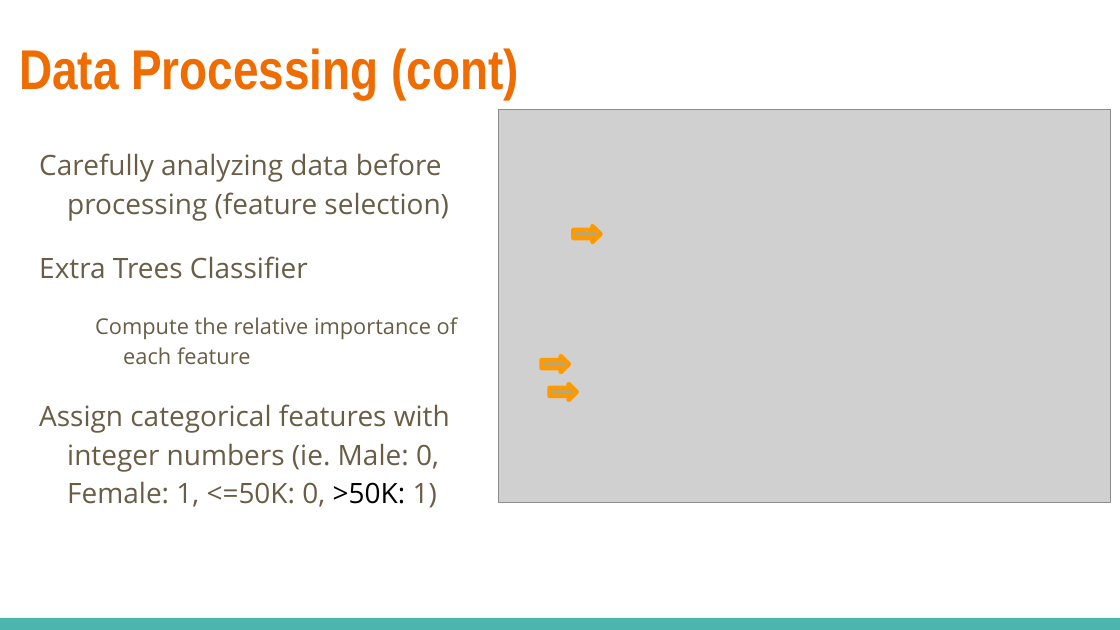
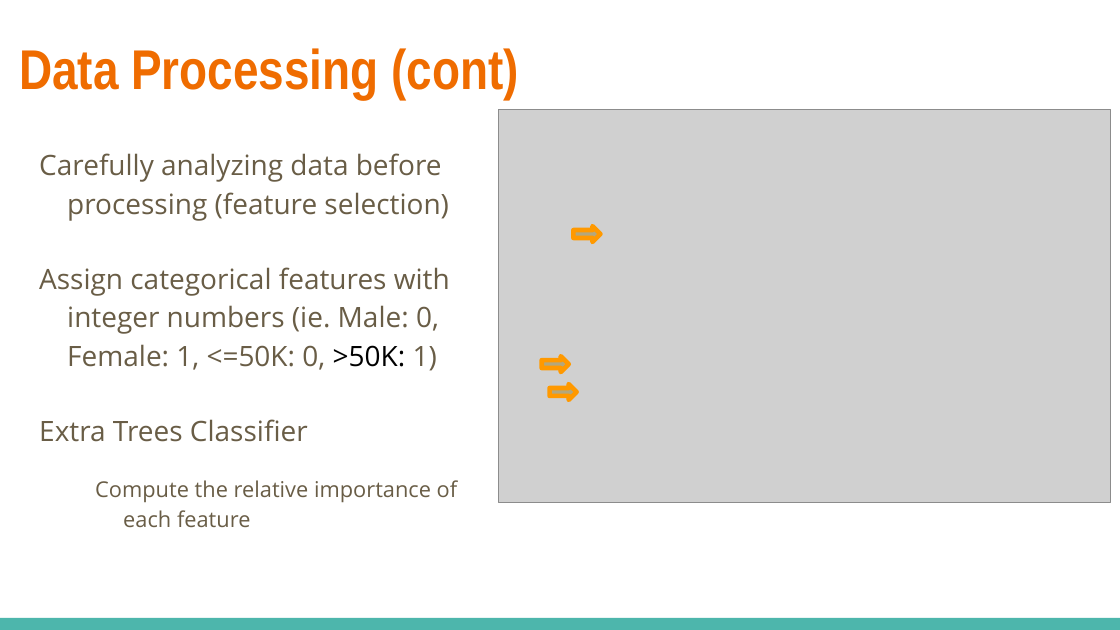
Before and after one commit to tholland/CCIS-CS6620, a slide deck: slide 8 of project/DM Final Presentation.pptx. Drawn at 1120x630 pixels with LibreOffice and Linux fonts; fonts in the diff are those of the drawing; grey boxes stand for pictures. Boxes give left, top, right and bottom in pixels: in the first picture for what was removed or moved away, otherwise in the second. Text is boxed around its words. In the diff, an @@ line names an element or a change of style, - is before the commit and + after.

```diff
--- a/project/DM Final Presentation.pptx
+++ b/project/DM Final Presentation.pptx
@@ text at (39, 267, 450, 371): paragraph added @@
+Assign categorical features with integer numbers (ie. Male: 0, Female: 1, <=50K: 0, >50K: 1)
@@ text at (39, 404, 450, 508): paragraph removed @@
-Assign categorical features with integer numbers (ie. Male: 0, Female: 1, <=50K: 0, >50K: 1)
```
Also in this commit, not shown: 1 other slide changed, 1 slide added.
